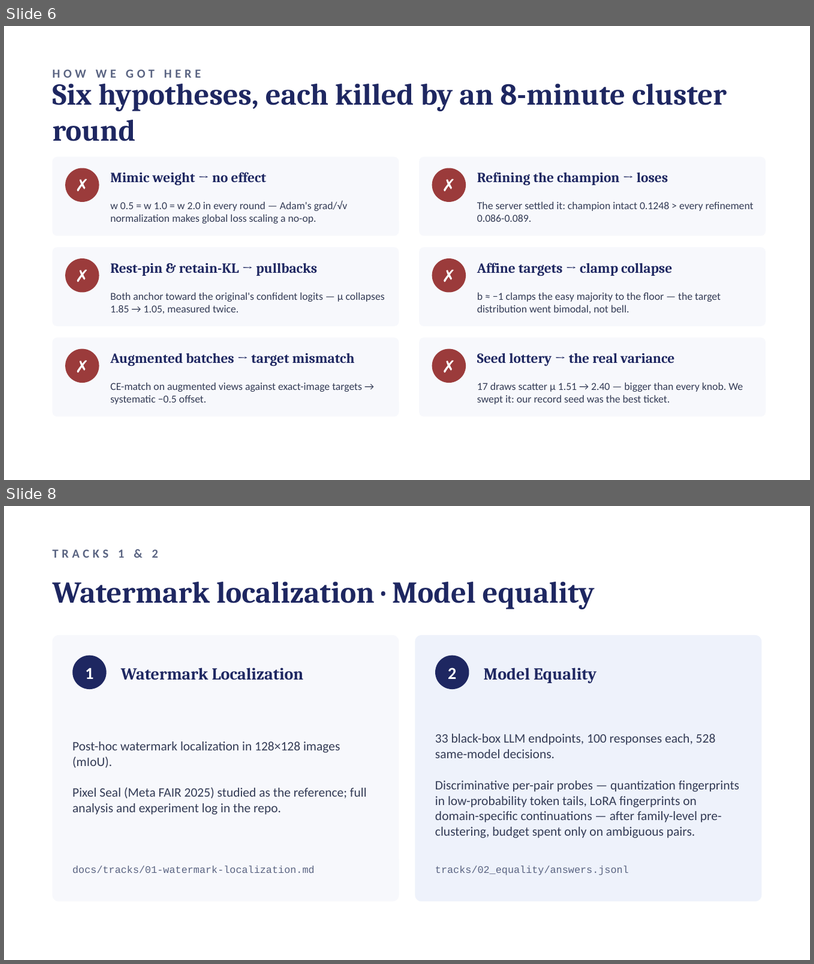
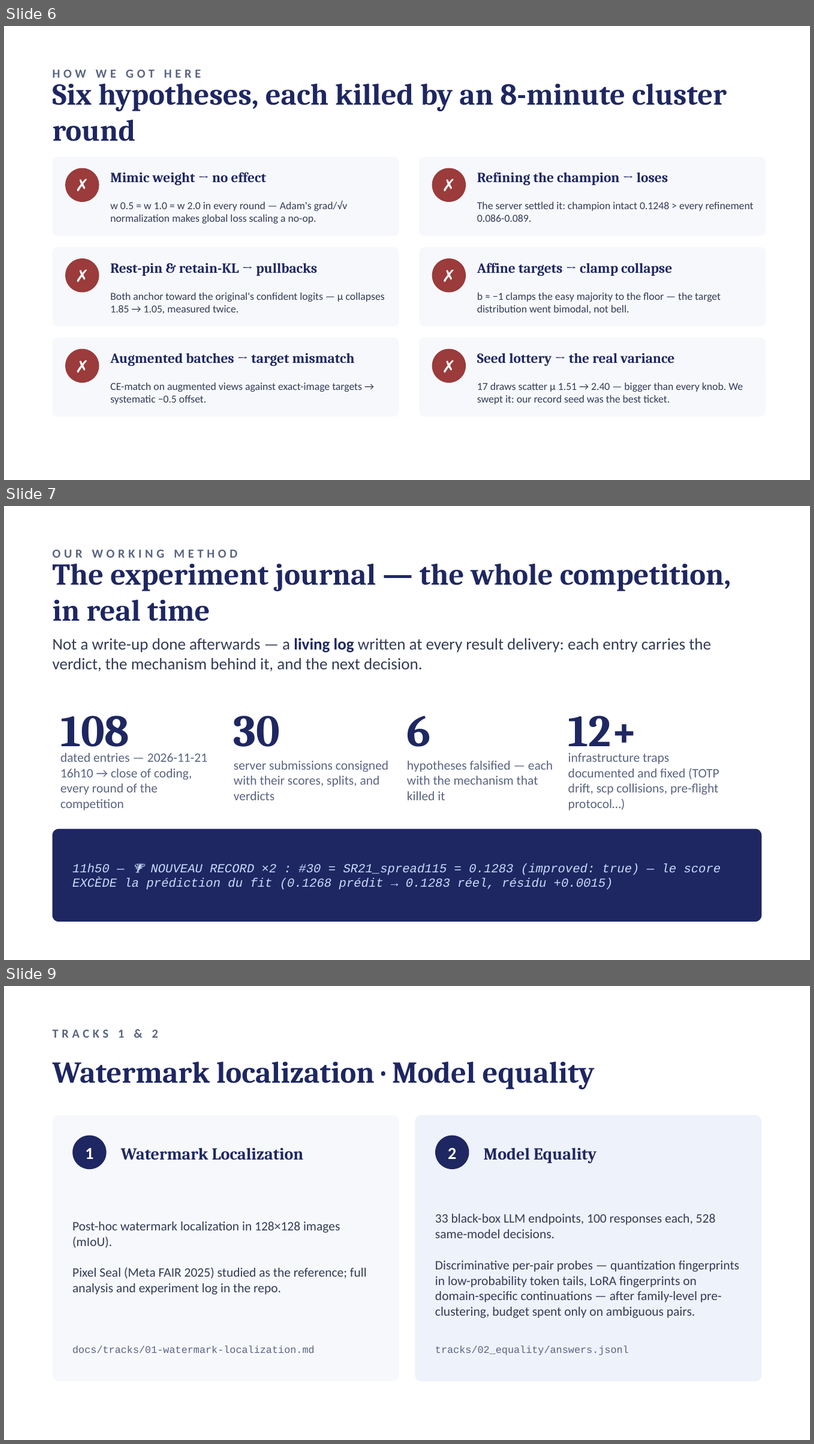
Before and after one commit to Ouaziz-chedli/Tryon, a slide deck: slides/TRYON-presentation.pptx. Shown one above the other, each under a label of ours: slides 6 and 8 before the commit, slides 6, 7 and 9 after it; the slides between them are not shown. The pictures are 814x964 and 814x1444 pixels, drawn with LibreOffice and Linux fonts; fonts in the diff are those of the drawing. Boxes give left, top, right and bottom in pixels: in the first picture for what was removed or moved away, otherwise in the second. Text is boxed around its words. In the diff, an @@ line names an element or a change of style, - is before the commit and + after.

Commit message:
slides: v3 — dedicated experiment-journal slide (108 entries, 30 submissions, 6 falsifications, 12+ infra lessons) + journal link in closing

```diff
--- a/slides/TRYON-presentation.pptx
+++ b/slides/TRYON-presentation.pptx
@@ slide 7 added at bbox=[4, 506, 810, 960], background #FFFFFF @@
@@ text added at bbox=[53, 549, 237, 558], 11 pt, text #5A6482, bold @@
+OUR WORKING METHOD
@@ text added at bbox=[53, 556, 731, 621], 27 pt, text #1E2761, bold @@
+The experiment journal — the whole competition, in real time
@@ text added at bbox=[53, 638, 711, 672], 14.5 pt, text #333B55 @@
+Not a write-up done afterwards — a living log written at every result delivery: each entry carries the verdict, the mechanism behind it, and the next decision.
@@ text added at bbox=[60, 715, 129, 756], 40 pt, text #1E2761, bold @@
+108
@@ text added at bbox=[234, 715, 281, 747], 40 pt, text #1E2761, bold @@
+30
@@ text added at bbox=[407, 715, 431, 747], 40 pt, text #1E2761, bold @@
+6
@@ text added at bbox=[569, 715, 638, 756], 40 pt, text #1E2761, bold @@
+12+
@@ text added at bbox=[60, 753, 207, 810], 11.5 pt, text #5A6482 @@
+dated entries — 2026-11-21 16h10 → close of coding, every round of the competition
@@ text added at bbox=[569, 753, 720, 810], 11.5 pt, text #5A6482 @@
+infrastructure traps documented and fixed (TOTP drift, scp collisions, pre-flight protocol…)
@@ text added at bbox=[234, 760, 389, 800], 11.5 pt, text #5A6482 @@
+server submissions consigned with their scores, splits, and verdicts
@@ text added at bbox=[407, 760, 553, 800], 11.5 pt, text #5A6482 @@
+hypotheses falsified — each with the mechanism that killed it
@@ rounded rectangle added at bbox=[53, 829, 762, 921], fill #1E2761 @@
@@ text added at bbox=[72, 863, 722, 889], 11 pt, text #CADCFC, italic @@
+11h50 — 🏆 NOUVEAU RECORD ×2 : #30 = SR21_spread115 = 0.1283 (improved: true) — le score EXCÈDE la prédiction du fit (0.1268 prédit → 0.1283 réel, résidu +0.0015)
@@ what was slide 8 is now slide 9 @@
```
Also in this commit, not shown: 1 slide changed, 1 other slide added, 1 slide removed.
